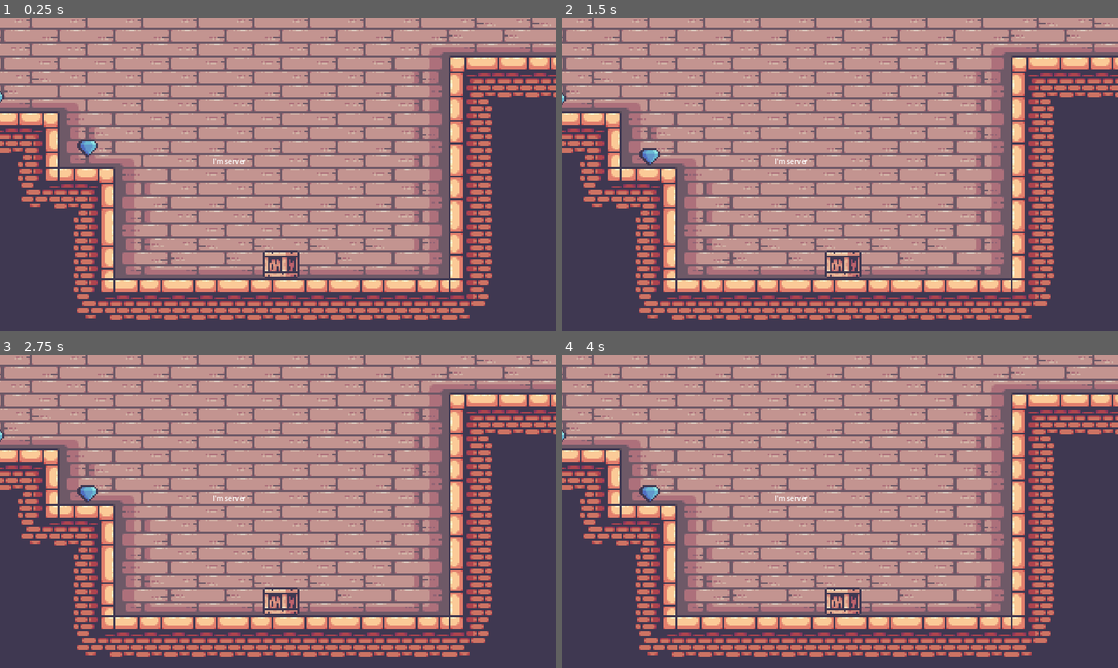
Above: before the commit, frames 1-4 (two rows, left to right).
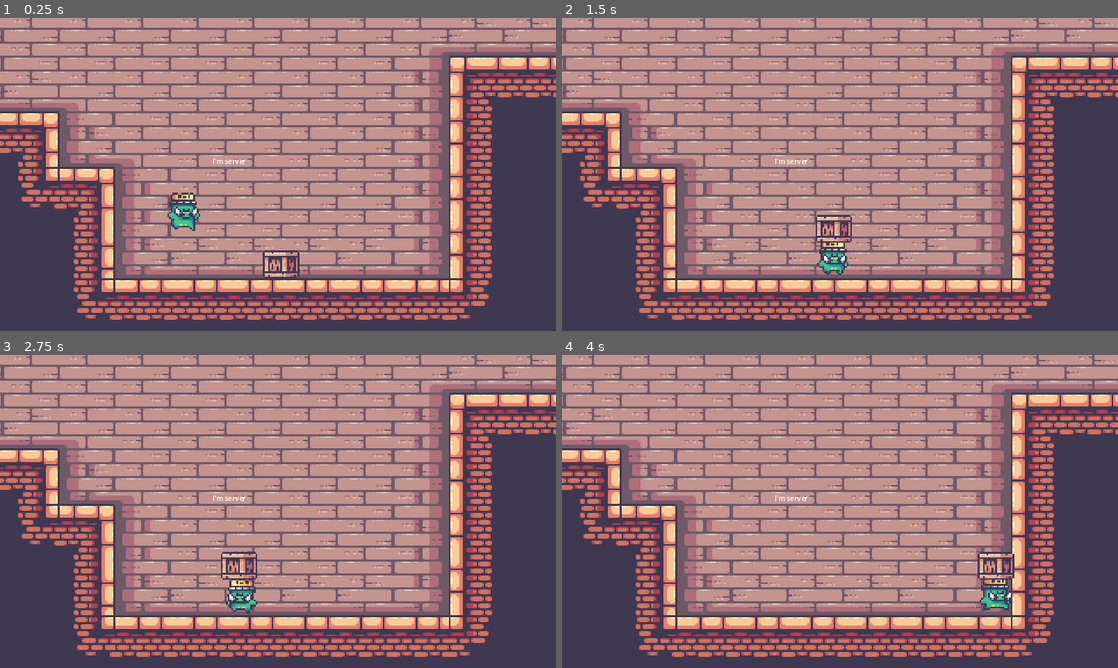
Above: after the commit, the same moments.

Repository: PacktPublishing/The-Essential-Guide-to-Creating-Multiplayer-Games-with-Godot-4.0
Game: Godot game, scene res://08.designing-online-platformer/Levels/Level.tscn
Same seed, same stepped clock (60 frames per second), same inputs: the game is played once before the commit and once after it. The project has no main scene, so this scene is started directly.
Inputs (mouse positions are in pixels of both pictures, inside the frame that each line leads up to):
- Up to frame 1 (0.25 s): no input
- Up to frame 2 (1.5 s): move the mouse to (962, 158) at 0.52 s; hold D (move_right) from 0.53 s (still down); tap F (interact) at 0.6, 1.35 s; click (962, 158) at 0.67 s; tap Space (jump) at 0.77 s; move the mouse to (728, 190) at 1.27 s
- Up to frame 3 (2.75 s): tap Space (jump) at 1.52 s; move the mouse to (333, 442) at 2.02 s; release D (move_right) at 2.03 s; hold A (move_left) from 2.03 s (still down); tap F (interact) at 2.1 s
- Up to frame 4 (4 s): move the mouse to (812, 574) at 2.77 s; release A (move_left) at 2.78 s; hold D (move_right) from 2.78 s (still down); tap F (interact) at 2.85, 3.6 s; click (812, 574) at 2.92 s; tap Space (jump) at 3.02, 3.77 s; move the mouse to (1006, 558) at 3.52 s

The runs differ from the first frame. In frame 1, 0.7% of the frame differs, in the area x 0-36%, y 23-68%; in frame 2, 1.3%; in frame 3, 1.6%; in frame 4, 1.7%, in the area x 0-82%, y 23-84%.

Commit message:
Remove unnecessary files and update player and plaeyerspawner

Diff:
--- a/source/08.designing-online-platformer/Actors/Player/Player2D.gd
+++ b/source/08.designing-online-platformer/Actors/Player/Player2D.gd
@@ -17,9 +17,17 @@
 
 func setup_controller(index):
 	for action in InputMap.get_actions():
+		var new_action = action + "%s" % index
+		InputMap.add_action(new_action)
 		for event in InputMap.action_get_events(action):
-			if event is InputEventJoypadButton or event is InputEventJoypadMotion:
-				event.device = index
+			var new_event = event.duplicate()
+			new_event.device = index
+			InputMap.action_add_event(new_action, event)
+		for property in get_property_list():
+			if not typeof(get(property.name)) == TYPE_STRING:
+				continue
+			if get(property.name) == action:
+				set(property.name, new_action)
 
 
 func _physics_process(delta):
--- a/source/08.designing-online-platformer/Actors/Player/Player2D.tscn
+++ b/source/08.designing-online-platformer/Actors/Player/Player2D.tscn
@@ -1,27 +1,11 @@
-[gd_scene load_steps=8 format=3 uid="uid://b6csjxqmlfpn8"]
+[gd_scene load_steps=6 format=3 uid="uid://b6csjxqmlfpn8"]
 
 [ext_resource type="PackedScene" uid="uid://c76mag0uwv68v" path="res://08.designing-online-platformer/Assets/Recipes/BasicMovingCharacter/BasicMovingPlayer2D.tscn" id="1_4amq3"]
 [ext_resource type="Script" path="res://08.designing-online-platformer/Actors/Player/Player2D.gd" id="2_w5e7r"]
 [ext_resource type="SpriteFrames" uid="uid://q6p1hal4oxix" path="res://08.designing-online-platformer/Assets/Kings and Pigs/02-King Pig/KingPigSpriteFrames.tres" id="3_tjmeh"]
-[ext_resource type="SpriteFrames" uid="uid://peife7qdf5bf" path="res://08.designing-online-platformer/Assets/Kings and Pigs/13-Dialogue Boxes/InterrogationSpriteFrames.tres" id="4_lltv7"]
 
 [sub_resource type="RectangleShape2D" id="RectangleShape2D_eokwi"]
 size = Vector2(64, 80)
-
-[sub_resource type="GDScript" id="GDScript_l8x1n"]
-script/source = "extends AnimatedSprite2D
-
-
-func _input(event):
-	if event.is_action(\"move_down\"):
-		if event is InputEventJoypadMotion:
-			if event.axis_value <= 0.5:
-				return
-		if event.is_pressed():
-			play(\"in\")
-		else:
-			play(\"out\")
-"
 
 [sub_resource type="SceneReplicationConfig" id="SceneReplicationConfig_0efso"]
 properties/0/path = NodePath(".:position")
@@ -36,12 +20,6 @@
 properties/3/path = NodePath("Sprites:scale")
 properties/3/spawn = true
 properties/3/sync = true
-properties/4/path = NodePath("Sprites/InterrogationAnimatedSprite2D:animation")
-properties/4/spawn = true
-properties/4/sync = true
-properties/5/path = NodePath("Sprites/InterrogationAnimatedSprite2D:frame")
-properties/5/spawn = true
-properties/5/sync = true
 
 [node name="PlayerCharacter2D" instance=ExtResource("1_4amq3")]
 collision_mask = 3
@@ -76,13 +54,6 @@
 animation = &"idle"
 flip_h = true
 
-[node name="InterrogationAnimatedSprite2D" type="AnimatedSprite2D" parent="Sprites" index="1"]
-position = Vector2(0, -112)
-scale = Vector2(4, 4)
-sprite_frames = ExtResource("4_lltv7")
-animation = &"in"
-script = SubResource("GDScript_l8x1n")
-
 [node name="MultiplayerSynchronizer" type="MultiplayerSynchronizer" parent="." index="3"]
 replication_config = SubResource("SceneReplicationConfig_0efso")
 visibility_update_mode = 1
--- a/source/08.designing-online-platformer/Assets/Kings and Pigs/13-Dialogue Boxes/!!!SpriteFrames.tres
+++ /dev/null
@@ -1,58 +0,0 @@
-[gd_resource type="SpriteFrames" load_steps=8 format=3 uid="uid://c855o3cjmnu1s"]
-
-[ext_resource type="Texture2D" uid="uid://e8bvey5srkuk" path="res://Assets/Kings and Pigs/13-Dialogue Boxes/!!! In (24x8).png" id="1_a08dj"]
-[ext_resource type="Texture2D" uid="uid://dm3qo6rlj8bht" path="res://Assets/Kings and Pigs/13-Dialogue Boxes/!!! Out (24x8).png" id="2_7upug"]
-
-[sub_resource type="AtlasTexture" id="AtlasTexture_vbaqh"]
-atlas = ExtResource("1_a08dj")
-region = Rect2(0, 0, 34, 16)
-
-[sub_resource type="AtlasTexture" id="AtlasTexture_32ool"]
-atlas = ExtResource("1_a08dj")
-region = Rect2(34, 0, 34, 16)
-
-[sub_resource type="AtlasTexture" id="AtlasTexture_mtw3a"]
-atlas = ExtResource("1_a08dj")
-region = Rect2(68, 0, 34, 16)
-
-[sub_resource type="AtlasTexture" id="AtlasTexture_w0afr"]
-atlas = ExtResource("2_7upug")
-region = Rect2(0, 0, 34, 16)
-
-[sub_resource type="AtlasTexture" id="AtlasTexture_wreay"]
-atlas = ExtResource("2_7upug")
-region = Rect2(34, 0, 34, 16)
-
-[resource]
-animations = [{
-"frames": [{
-"duration": 1.0,
-"texture": null
-}, {
-"duration": 1.0,
-"texture": SubResource("AtlasTexture_vbaqh")
-}, {
-"duration": 1.0,
-"texture": SubResource("AtlasTexture_32ool")
-}, {
-"duration": 1.0,
-"texture": SubResource("AtlasTexture_mtw3a")
-}],
-"loop": false,
-"name": &"in",
-"speed": 10.0
-}, {
-"frames": [{
-"duration": 1.0,
-"texture": SubResource("AtlasTexture_w0afr")
-}, {
-"duration": 1.0,
-"texture": SubResource("AtlasTexture_wreay")
-}, {
-"duration": 1.0,
-"texture": null
-}],
-"loop": false,
-"name": &"out",
-"speed": 10.0
-}]
--- a/source/08.designing-online-platformer/Assets/Kings and Pigs/13-Dialogue Boxes/BoomSpriteFrames.tres
+++ /dev/null
@@ -1,58 +0,0 @@
-[gd_resource type="SpriteFrames" load_steps=8 format=3 uid="uid://j3q8bs3pem2x"]
-
-[ext_resource type="Texture2D" uid="uid://dy6rsvyogdali" path="res://Assets/Kings and Pigs/13-Dialogue Boxes/Boom In (24x8).png" id="1_p0avj"]
-[ext_resource type="Texture2D" uid="uid://bqp2k7n4iyvhq" path="res://Assets/Kings and Pigs/13-Dialogue Boxes/Boom Out (24x8).png" id="2_4hclw"]
-
-[sub_resource type="AtlasTexture" id="AtlasTexture_6geh5"]
-atlas = ExtResource("1_p0avj")
-region = Rect2(0, 0, 34, 16)
-
-[sub_resource type="AtlasTexture" id="AtlasTexture_66xs4"]
-atlas = ExtResource("1_p0avj")
-region = Rect2(34, 0, 34, 16)
-
-[sub_resource type="AtlasTexture" id="AtlasTexture_ktlps"]
-atlas = ExtResource("1_p0avj")
-region = Rect2(68, 0, 34, 16)
-
-[sub_resource type="AtlasTexture" id="AtlasTexture_6ceh1"]
-atlas = ExtResource("2_4hclw")
-region = Rect2(0, 0, 34, 16)
-
-[sub_resource type="AtlasTexture" id="AtlasTexture_y1t3w"]
-atlas = ExtResource("2_4hclw")
-region = Rect2(34, 0, 34, 16)
-
-[resource]
-animations = [{
-"frames": [{
-"duration": 1.0,
-"texture": null
-}, {
-"duration": 1.0,
-"texture": SubResource("AtlasTexture_6geh5")
-}, {
-"duration": 1.0,
-"texture": SubResource("AtlasTexture_66xs4")
-}, {
-"duration": 1.0,
-"texture": SubResource("AtlasTexture_ktlps")
-}],
-"loop": false,
-"name": &"in",
-"speed": 10.0
-}, {
-"frames": [{
-"duration": 1.0,
-"texture": SubResource("AtlasTexture_6ceh1")
-}, {
-"duration": 1.0,
-"texture": SubResource("AtlasTexture_y1t3w")
-}, {
-"duration": 1.0,
-"texture": null
-}],
-"loop": false,
-"name": &"out",
-"speed": 10.0
-}]
--- a/source/08.designing-online-platformer/Assets/Kings and Pigs/13-Dialogue Boxes/InterrogationSpriteFrames.tres
+++ /dev/null
@@ -1,58 +0,0 @@
-[gd_resource type="SpriteFrames" load_steps=8 format=3 uid="uid://peife7qdf5bf"]
-
-[ext_resource type="Texture2D" uid="uid://cblne47yqwi3k" path="res://08.designing-online-platformer/Assets/Kings and Pigs/13-Dialogue Boxes/Interrogation In (24x8).png" id="1_h7ej2"]
-[ext_resource type="Texture2D" uid="uid://tj7gblu6kndj" path="res://08.designing-online-platformer/Assets/Kings and Pigs/13-Dialogue Boxes/Interrogation Out (24x8).png" id="2_q2k7e"]
-
-[sub_resource type="AtlasTexture" id="AtlasTexture_2toxw"]
-atlas = ExtResource("1_h7ej2")
-region = Rect2(0, 0, 34, 16)
-
-[sub_resource type="AtlasTexture" id="AtlasTexture_uenxi"]
-atlas = ExtResource("1_h7ej2")
-region = Rect2(34, 0, 34, 16)
-
-[sub_resource type="AtlasTexture" id="AtlasTexture_3w58l"]
-atlas = ExtResource("1_h7ej2")
-region = Rect2(68, 0, 34, 16)
-
-[sub_resource type="AtlasTexture" id="AtlasTexture_brocr"]
-atlas = ExtResource("2_q2k7e")
-region = Rect2(0, 0, 34, 16)
-
-[sub_resource type="AtlasTexture" id="AtlasTexture_cb8n8"]
-atlas = ExtResource("2_q2k7e")
-region = Rect2(34, 0, 34, 16)
-
-[resource]
-animations = [{
-"frames": [{
-"duration": 1.0,
-"texture": null
-}, {
-"duration": 1.0,
-"texture": SubResource("AtlasTexture_2toxw")
-}, {
-"duration": 1.0,
-"texture": SubResource("AtlasTexture_uenxi")
-}, {
-"duration": 1.0,
-"texture": SubResource("AtlasTexture_3w58l")
-}],
-"loop": false,
-"name": &"in",
-"speed": 10.0
-}, {
-"frames": [{
-"duration": 1.0,
-"texture": SubResource("AtlasTexture_brocr")
-}, {
-"duration": 1.0,
-"texture": SubResource("AtlasTexture_cb8n8")
-}, {
-"duration": 1.0,
-"texture": null
-}],
-"loop": false,
-"name": &"out",
-"speed": 10.0
-}]
--- a/source/08.designing-online-platformer/Levels/Level.tscn
+++ b/source/08.designing-online-platformer/Levels/Level.tscn
@@ -1,9 +1,8 @@
-[gd_scene load_steps=6 format=3 uid="uid://cikne0atpr57y"]
+[gd_scene load_steps=5 format=3 uid="uid://cikne0atpr57y"]
 
 [ext_resource type="TileSet" uid="uid://c0ikw2a5usjmh" path="res://08.designing-online-platformer/Areas/Tileset.tres" id="1_p4de5"]
-[ext_resource type="Script" path="res://08.designing-online-platformer/Levels/Players.gd" id="2_x5yd5"]
+[ext_resource type="Script" path="res://08.designing-online-platformer/Levels/PlayerSpawner.gd" id="2_oj518"]
 [ext_resource type="PackedScene" uid="uid://cqgdeb0m4nj6d" path="res://08.designing-online-platformer/Objects/Crate/Crate.tscn" id="3_hgjxh"]
-[ext_resource type="PackedScene" uid="uid://c80fci1r5e5lj" path="res://08.designing-online-platformer/Objects/Diamond/Diamond.tscn" id="4_rb6kg"]
 
 [sub_resource type="GDScript" id="GDScript_2oj1s"]
 script/source = "extends Label
@@ -31,10 +30,10 @@
 layer_1/z_index = 0
 layer_1/tile_data = PackedInt32Array(917514, 131074, 2, 917515, 196610, 2, 917516, 262146, 2, 786448, 131074, 2, 786449, 262146, 2)
 
-[node name="Players" type="Marker2D" parent="."]
+[node name="PlayerSpawner" type="Marker2D" parent="."]
 position = Vector2(1440, 2384)
 gizmo_extents = 32.0
-script = ExtResource("2_x5yd5")
+script = ExtResource("2_oj518")
 
 [node name="Camera2D" type="Camera2D" parent="."]
 position = Vector2(1655, 2321)
@@ -53,14 +52,6 @@
 
 [node name="MultiplayerSpawner" type="MultiplayerSpawner" parent="."]
 _spawnable_scenes = PackedStringArray("res://08.designing-online-platformer/Actors/Player/Player2D.tscn")
-spawn_path = NodePath("../Players")
+spawn_path = NodePath("../PlayerSpawner")
 
-[node name="Diamonds" type="Node2D" parent="."]
-
-[node name="Diamond" parent="Diamonds" instance=ExtResource("4_rb6kg")]
-position = Vector2(1216, 2232)
-
-[node name="Diamond2" parent="Diamonds" instance=ExtResource("4_rb6kg")]
-position = Vector2(1000, 2120)
-
-[connection signal="spawned" from="MultiplayerSpawner" to="Players" method="_on_multiplayer_spawner_spawned"]
+[connection signal="spawned" from="MultiplayerSpawner" to="PlayerSpawner" method="_on_multiplayer_spawner_spawned"]
--- a/source/08.designing-online-platformer/Levels/Players.gd
+++ b/source/08.designing-online-platformer/Levels/PlayerSpawner.gd
@@ -6,24 +6,24 @@
 func _ready():
 	await(get_tree().physics_frame)
 	if multiplayer.get_peers().size() < 1:
+		if Input.get_connected_joypads().size() < 1:
+			var player = players_scene.instantiate()
+			add_child(player)
+			return
 		for i in Input.get_connected_joypads():
-			var player = add_player()
+			var player = players_scene.instantiate()
+			add_child(player)
 			player.setup_controller(i)
 		return
 	if is_multiplayer_authority():
 		for i in range(0, multiplayer.get_peers().size()):
-			var player = add_player()
+			var player = players_scene.instantiate()
 			var player_id = multiplayer.get_peers()[i]
 			player.name = str(player_id)
+			add_child(player)
+			await(get_tree().create_timer(0.1).timeout)
 			player.rpc("setup_multiplayer", player_id)
 
 
-func add_player():
-	var player = players_scene.instantiate()
-	add_child(player)
-	return player
-
-
 func _on_multiplayer_spawner_spawned(node):
-	await(get_tree().physics_frame)
-	node.rpc("setup_multiplayer", node.name)
+	node.rpc("setup_multiplayer", int(str(node.name)))
--- a/source/08.designing-online-platformer/Objects/Crate/Crate.gd
+++ b/source/08.designing-online-platformer/Objects/Crate/Crate.gd
@@ -9,7 +9,6 @@
 
 
 func _on_interactive_area_2d_interacted():
-	interactive_area.monitoring = false
 	lift_transformer.remote_path = lift_transformer.get_path_to(body)
 
 
--- a/source/08.designing-online-platformer/Objects/Diamond/Diamond.gd
+++ /dev/null
@@ -1,39 +0,0 @@
-extends RigidBody2D
-
-@export var dialogue_index = 0
-
-@onready var label_animator = $Interface/Label/AnimationPlayer
-@onready var animator = $AnimationPlayer
-@onready var animation_list = label_animator.get_animation_list()
-@onready var exclamation = $Interface/ExclamationBalloon
-@onready var label = $Interface/Label
-
-
-func _on_interactive_area_2d_interaction_available():
-	exclamation.visible = true
-	exclamation.play("in")
-
-
-func _on_interactive_area_2d_interacted():
-	if exclamation.visible:
-		exclamation.play("out")
-	if label.scale.x == 1.0:
-		animator.play_backwards("pop_label")
-		await(animator.animation_finished)
-		queue_free()
-	if dialogue_index == 0:
-		exclamation.visible = false
-		animator.play("pop_label")
-		await animator.animation_finished
-	elif dialogue_index >= animation_list.size() - 1:
-		exclamation.visible
-		exclamation.play("out")
-	label_animator.play(animation_list[dialogue_index])
-	dialogue_index += 1
-	dialogue_index = wrapi(dialogue_index, 0, animation_list.size() -1)
-	animator.play("display_text")
-
-
-func _on_interactive_area_2d_interaction_unavailable():
-	if exclamation.visible:
-		exclamation.play("out")
--- a/source/08.designing-online-platformer/Objects/Diamond/Diamond.tscn
+++ /dev/null
@@ -1,341 +0,0 @@
-[gd_scene load_steps=34 format=3 uid="uid://c80fci1r5e5lj"]
-
-[ext_resource type="Script" path="res://08.designing-online-platformer/Objects/Diamond/Diamond.gd" id="1_b3oxm"]
-[ext_resource type="Texture2D" uid="uid://h0o7dw73opgc" path="res://08.designing-online-platformer/Assets/Kings and Pigs/12-Live and Coins/Big Diamond Idle (18x14).png" id="1_fumts"]
-[ext_resource type="PackedScene" uid="uid://bqpj06nn7ioem" path="res://08.designing-online-platformer/Assets/Recipes/InteractiveArea/InteractiveArea2D.tscn" id="2_nd4ue"]
-[ext_resource type="Texture2D" uid="uid://e8bvey5srkuk" path="res://08.designing-online-platformer/Assets/Kings and Pigs/13-Dialogue Boxes/!!! In (24x8).png" id="4_gqew3"]
-[ext_resource type="Texture2D" uid="uid://dm3qo6rlj8bht" path="res://08.designing-online-platformer/Assets/Kings and Pigs/13-Dialogue Boxes/!!! Out (24x8).png" id="5_5l3uq"]
-[ext_resource type="FontFile" uid="uid://fbxdyn186ebu" path="res://08.designing-online-platformer/Interface/Fonts/Kenney Thick.ttf" id="6_qyr8i"]
-
-[sub_resource type="AtlasTexture" id="AtlasTexture_hjdbl"]
-atlas = ExtResource("1_fumts")
-region = Rect2(0, 0, 18, 14)
-
-[sub_resource type="AtlasTexture" id="AtlasTexture_4act5"]
-atlas = ExtResource("1_fumts")
-region = Rect2(18, 0, 18, 14)
-
-[sub_resource type="AtlasTexture" id="AtlasTexture_7wwcd"]
-atlas = ExtResource("1_fumts")
-region = Rect2(36, 0, 18, 14)
-
-[sub_resource type="AtlasTexture" id="AtlasTexture_nng5k"]
-atlas = ExtResource("1_fumts")
-region = Rect2(54, 0, 18, 14)
-
-[sub_resource type="AtlasTexture" id="AtlasTexture_pdxw7"]
-atlas = ExtResource("1_fumts")
-region = Rect2(72, 0, 18, 14)
-
-[sub_resource type="AtlasTexture" id="AtlasTexture_g2ko6"]
-atlas = ExtResource("1_fumts")
-region = Rect2(90, 0, 18, 14)
-
-[sub_resource type="AtlasTexture" id="AtlasTexture_1xi5n"]
-atlas = ExtResource("1_fumts")
-region = Rect2(108, 0, 18, 14)
-
-[sub_resource type="AtlasTexture" id="AtlasTexture_751ms"]
-atlas = ExtResource("1_fumts")
-region = Rect2(126, 0, 18, 14)
-
-[sub_resource type="AtlasTexture" id="AtlasTexture_ng2r7"]
-atlas = ExtResource("1_fumts")
-region = Rect2(144, 0, 18, 14)
-
-[sub_resource type="AtlasTexture" id="AtlasTexture_0h40r"]
-atlas = ExtResource("1_fumts")
-region = Rect2(162, 0, 18, 14)
-
-[sub_resource type="SpriteFrames" id="SpriteFrames_0sr8a"]
-animations = [{
-"frames": [{
-"duration": 1.0,
-"texture": SubResource("AtlasTexture_hjdbl")
-}, {
-"duration": 1.0,
-"texture": SubResource("AtlasTexture_4act5")
-}, {
-"duration": 1.0,
-"texture": SubResource("AtlasTexture_7wwcd")
-}, {
-"duration": 1.0,
-"texture": SubResource("AtlasTexture_nng5k")
-}, {
-"duration": 1.0,
-"texture": SubResource("AtlasTexture_pdxw7")
-}, {
-"duration": 1.0,
-"texture": SubResource("AtlasTexture_g2ko6")
-}, {
-"duration": 1.0,
-"texture": SubResource("AtlasTexture_1xi5n")
-}, {
-"duration": 1.0,
-"texture": SubResource("AtlasTexture_751ms")
-}, {
-"duration": 1.0,
-"texture": SubResource("AtlasTexture_ng2r7")
-}, {
-"duration": 1.0,
-"texture": SubResource("AtlasTexture_0h40r")
-}],
-"loop": true,
-"name": &"idle",
-"speed": 10.0
-}]
-
-[sub_resource type="CircleShape2D" id="CircleShape2D_v1kg7"]
-radius = 24.0
-
-[sub_resource type="Animation" id="Animation_nayas"]
-length = 0.001
-tracks/0/type = "value"
-tracks/0/imported = false
-tracks/0/enabled = true
-tracks/0/path = NodePath("Interface/Label:scale")
-tracks/0/interp = 1
-tracks/0/loop_wrap = true
-tracks/0/keys = {
-"times": PackedFloat32Array(0),
-"transitions": PackedFloat32Array(1),
-"update": 0,
-"values": [Vector2(1e-05, 1e-05)]
-}
-tracks/1/type = "value"
-tracks/1/imported = false
-tracks/1/enabled = true
-tracks/1/path = NodePath("Interface/Label:visible_characters")
-tracks/1/interp = 1
-tracks/1/loop_wrap = true
-tracks/1/keys = {
-"times": PackedFloat32Array(0),
-"transitions": PackedFloat32Array(1),
-"update": 1,
-"values": [0]
-}
-tracks/2/type = "value"
-tracks/2/imported = false
-tracks/2/enabled = true
-tracks/2/path = NodePath("Interface/Label:visible_ratio")
-tracks/2/interp = 1
-tracks/2/loop_wrap = true
-tracks/2/keys = {
-"times": PackedFloat32Array(0),
-"transitions": PackedFloat32Array(1),
-"update": 0,
-"values": [0.0]
-}
-
-[sub_resource type="Animation" id="Animation_y6tly"]
-resource_name = "display_text"
-tracks/0/type = "value"
-tracks/0/imported = false
-tracks/0/enabled = true
-tracks/0/path = NodePath("Interface/Label:visible_ratio")
-tracks/0/interp = 1
-tracks/0/loop_wrap = true
-tracks/0/keys = {
-"times": PackedFloat32Array(0, 1),
-"transitions": PackedFloat32Array(1, 1),
-"update": 0,
-"values": [0.0, 1.0]
-}
-
-[sub_resource type="Animation" id="Animation_c0wa7"]
-resource_name = "pop_label"
-length = 0.15
-step = 0.05
-tracks/0/type = "value"
-tracks/0/imported = false
-tracks/0/enabled = true
-tracks/0/path = NodePath("Interface/Label:scale")
-tracks/0/interp = 1
-tracks/0/loop_wrap = true
-tracks/0/keys = {
-"times": PackedFloat32Array(0, 0.1, 0.15),
-"transitions": PackedFloat32Array(0.5, 1, 1),
-"update": 0,
-"values": [Vector2(1e-05, 1e-05), Vector2(1.2, 1.2), Vector2(1, 1)]
-}
-tracks/1/type = "value"
-tracks/1/imported = false
-tracks/1/enabled = true
-tracks/1/path = NodePath("Interface/Label:visible_characters")
-tracks/1/interp = 1
-tracks/1/loop_wrap = true
-tracks/1/keys = {
-"times": PackedFloat32Array(0),
-"transitions": PackedFloat32Array(1),
-"update": 1,
-"values": [0]
-}
-
-[sub_resource type="AnimationLibrary" id="AnimationLibrary_sqp7n"]
-_data = {
-"RESET": SubResource("Animation_nayas"),
-"display_text": SubResource("Animation_y6tly"),
-"pop_label": SubResource("Animation_c0wa7")
-}
-
-[sub_resource type="AtlasTexture" id="AtlasTexture_ptkfb"]
-atlas = ExtResource("4_gqew3")
-region = Rect2(0, 0, 34, 16)
-
-[sub_resource type="AtlasTexture" id="AtlasTexture_l2num"]
-atlas = ExtResource("4_gqew3")
-region = Rect2(34, 0, 34, 16)
-
-[sub_resource type="AtlasTexture" id="AtlasTexture_goufi"]
-atlas = ExtResource("4_gqew3")
-region = Rect2(68, 0, 34, 16)
-
-[sub_resource type="AtlasTexture" id="AtlasTexture_07xow"]
-atlas = ExtResource("5_5l3uq")
-region = Rect2(0, 0, 34, 16)
-
-[sub_resource type="AtlasTexture" id="AtlasTexture_osf2e"]
-atlas = ExtResource("5_5l3uq")
-region = Rect2(34, 0, 34, 16)
-
-[sub_resource type="SpriteFrames" id="SpriteFrames_dltqf"]
-animations = [{
-"frames": [{
-"duration": 1.0,
-"texture": SubResource("AtlasTexture_ptkfb")
-}, {
-"duration": 1.0,
-"texture": SubResource("AtlasTexture_l2num")
-}, {
-"duration": 1.0,
-"texture": SubResource("AtlasTexture_goufi")
-}],
-"loop": false,
-"name": &"in",
-"speed": 10.0
-}, {
-"frames": [{
-"duration": 1.0,
-"texture": SubResource("AtlasTexture_07xow")
-}, {
-"duration": 1.0,
-"texture": SubResource("AtlasTexture_osf2e")
-}, {
-"duration": 1.0,
-"texture": null
-}],
-"loop": false,
-"name": &"out",
-"speed": 10.0
-}]
-
-[sub_resource type="StyleBoxFlat" id="StyleBoxFlat_1ycmf"]
-content_margin_left = 12.0
-content_margin_top = 12.0
-content_margin_right = 12.0
-content_margin_bottom = 12.0
-bg_color = Color(0.156863, 0.156863, 0.207843, 1)
-
-[sub_resource type="LabelSettings" id="LabelSettings_xvc4p"]
-font = ExtResource("6_qyr8i")
-font_size = 12
-
-[sub_resource type="Animation" id="Animation_kdiwe"]
-resource_name = "00.diamond"
-tracks/0/type = "value"
-tracks/0/imported = false
-tracks/0/enabled = true
-tracks/0/path = NodePath("Interface/Label:text")
-tracks/0/interp = 1
-tracks/0/loop_wrap = true
-tracks/0/keys = {
-"times": PackedFloat32Array(0),
-"transitions": PackedFloat32Array(1),
-"update": 1,
-"values": ["It looks precious, gonna take that one with me"]
-}
-
-[sub_resource type="Animation" id="Animation_40e8k"]
-length = 0.001
-tracks/0/type = "value"
-tracks/0/imported = false
-tracks/0/enabled = true
-tracks/0/path = NodePath("Interface/Label:text")
-tracks/0/interp = 1
-tracks/0/loop_wrap = true
-tracks/0/keys = {
-"times": PackedFloat32Array(0),
-"transitions": PackedFloat32Array(1),
-"update": 1,
-"values": ["It looks precious, gonna take that one with me"]
-}
-
-[sub_resource type="AnimationLibrary" id="AnimationLibrary_mjkx7"]
-_data = {
-"00.diamond": SubResource("Animation_kdiwe"),
-"RESET": SubResource("Animation_40e8k")
-}
-
-[node name="Diamond" type="RigidBody2D"]
-collision_layer = 0
-script = ExtResource("1_b3oxm")
-
-[node name="RemoteTransform2D" type="RemoteTransform2D" parent="."]
-remote_path = NodePath("../Interface")
-update_rotation = false
-
-[node name="AnimatedSprite2D" type="AnimatedSprite2D" parent="."]
-position = Vector2(-8, 0)
-scale = Vector2(4, 4)
-sprite_frames = SubResource("SpriteFrames_0sr8a")
-animation = &"idle"
-
-[node name="CollisionShape2D" type="CollisionShape2D" parent="."]
-shape = SubResource("CircleShape2D_v1kg7")
-
-[node name="InteractiveArea2D" parent="." instance=ExtResource("2_nd4ue")]
-
-[node name="CollisionShape2D" type="CollisionShape2D" parent="InteractiveArea2D"]
-shape = SubResource("CircleShape2D_v1kg7")
-debug_color = Color(0.678431, 0.301961, 1, 0.419608)
-
-[node name="AnimationPlayer" type="AnimationPlayer" parent="."]
-libraries = {
-"": SubResource("AnimationLibrary_sqp7n")
-}
-
-[node name="Interface" type="Node2D" parent="."]
-top_level = true
-
-[node name="ExclamationBalloon" type="AnimatedSprite2D" parent="Interface"]
-position = Vector2(0, -100)
-scale = Vector2(4, 4)
-sprite_frames = SubResource("SpriteFrames_dltqf")
-animation = &"out"
-frame = 2
-
-[node name="Label" type="Label" parent="Interface"]
-offset_left = -168.0
-offset_top = -168.0
-offset_right = 168.0
-offset_bottom = -64.0
-scale = Vector2(1e-05, 1e-05)
-pivot_offset = Vector2(168, 104)
-theme_override_styles/normal = SubResource("StyleBoxFlat_1ycmf")
-text = "It looks precious, gonna take that one with me"
-label_settings = SubResource("LabelSettings_xvc4p")
-horizontal_alignment = 1
-vertical_alignment = 1
-autowrap_mode = 3
-visible_characters = 0
-visible_ratio = 0.0
-
-[node name="AnimationPlayer" type="AnimationPlayer" parent="Interface/Label"]
-root_node = NodePath("../../..")
-libraries = {
-"": SubResource("AnimationLibrary_mjkx7")
-}
-
-[connection signal="interacted" from="InteractiveArea2D" to="." method="_on_interactive_area_2d_interacted"]
-[connection signal="interaction_available" from="InteractiveArea2D" to="." method="_on_interactive_area_2d_interaction_available"]
-[connection signal="interaction_unavailable" from="InteractiveArea2D" to="." method="_on_interactive_area_2d_interaction_unavailable"]
Binary file removed: source/08.designing-online-platformer/Assets/Kings and Pigs/12-Live and Coins/Big Diamond Hit (18x14).png
Not shown, removed: source/08.designing-online-platformer/Assets/Kings and Pigs/12-Live and Coins/Big Diamond Hit (18x14).png.import
Binary file removed: source/08.designing-online-platformer/Assets/Kings and Pigs/12-Live and Coins/Big Diamond Idle (18x14).png
Not shown, removed: source/08.designing-online-platformer/Assets/Kings and Pigs/12-Live and Coins/Big Diamond Idle (18x14).png.import
Binary file removed: source/08.designing-online-platformer/Assets/Kings and Pigs/12-Live and Coins/Small Diamond (18x14).png
Not shown, removed: source/08.designing-online-platformer/Assets/Kings and Pigs/12-Live and Coins/Small Diamond (18x14).png.import
Binary file removed: source/08.designing-online-platformer/Assets/Kings and Pigs/12-Live and Coins/Small Heart Hit (18x14).png
Not shown, removed: source/08.designing-online-platformer/Assets/Kings and Pigs/12-Live and Coins/Small Heart Hit (18x14).png.import
Binary file removed: source/08.designing-online-platformer/Assets/Kings and Pigs/13-Dialogue Boxes/!!! In (24x8).png
Not shown, removed: source/08.designing-online-platformer/Assets/Kings and Pigs/13-Dialogue Boxes/!!! In (24x8).png.import
Binary file removed: source/08.designing-online-platformer/Assets/Kings and Pigs/13-Dialogue Boxes/!!! Out (24x8).png
Not shown, removed: source/08.designing-online-platformer/Assets/Kings and Pigs/13-Dialogue Boxes/!!! Out (24x8).png.import
(and 36 more such lines)
